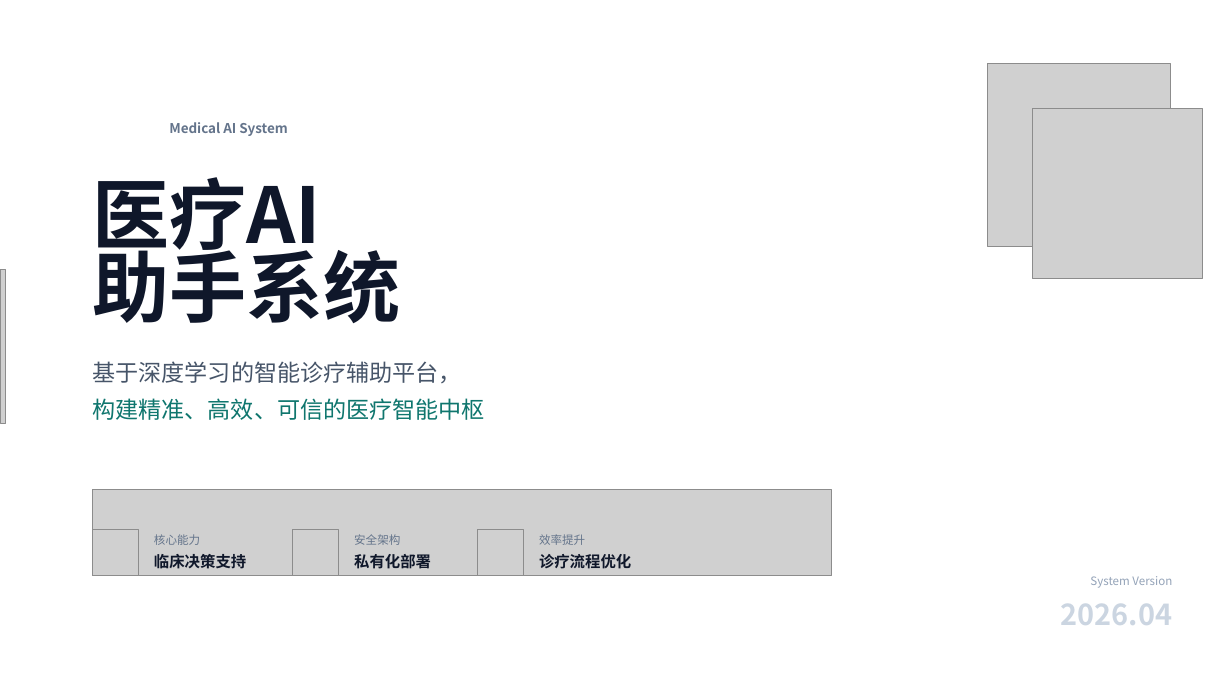
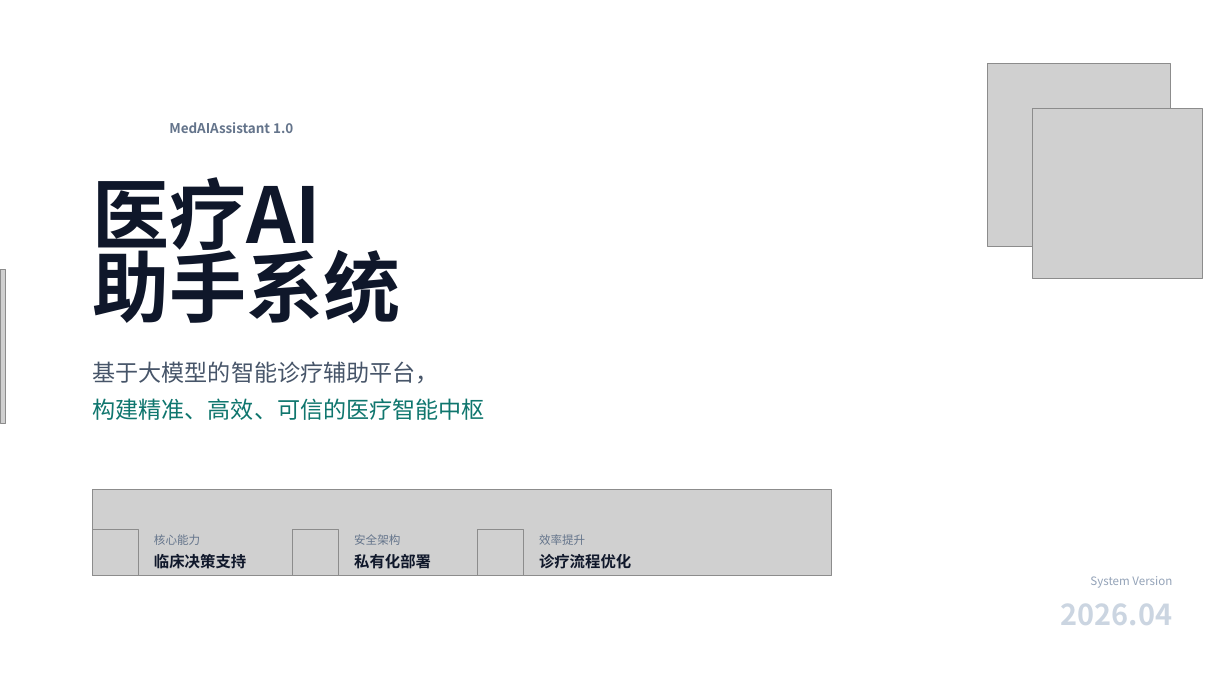
Before and after one commit to liuzh2008/med_ai_assistant_workspace, a slide deck: slide 1 of 项目相关/宣发/医疗AI助手系统介绍 20260416.pptx. Drawn at 1232x693 pixels with LibreOffice and Linux fonts; fonts in the diff are those of the drawing; grey boxes stand for pictures; background and template pictures are left out. Boxes give left, top, right and bottom in pixels: in the first picture for what was removed or moved away, otherwise in the second. Text is boxed around its words. In the diff, an @@ line names an element or a change of style, - is before the commit and + after.

```diff
--- a/项目相关/宣发/医疗AI助手系统介绍 20260416.pptx
+++ b/项目相关/宣发/医疗AI助手系统介绍 20260416.pptx
@@ text at (169,122,293,133): text changed @@
-Medical AI System
+MedAIAssistant 1.0
@@ text at (92,361,439,383): text changed @@
-基于深度学习的智能诊疗辅助平台，
+基于大模型的智能诊疗辅助平台，
```
Also in this commit, not shown: 1 other slide changed.
